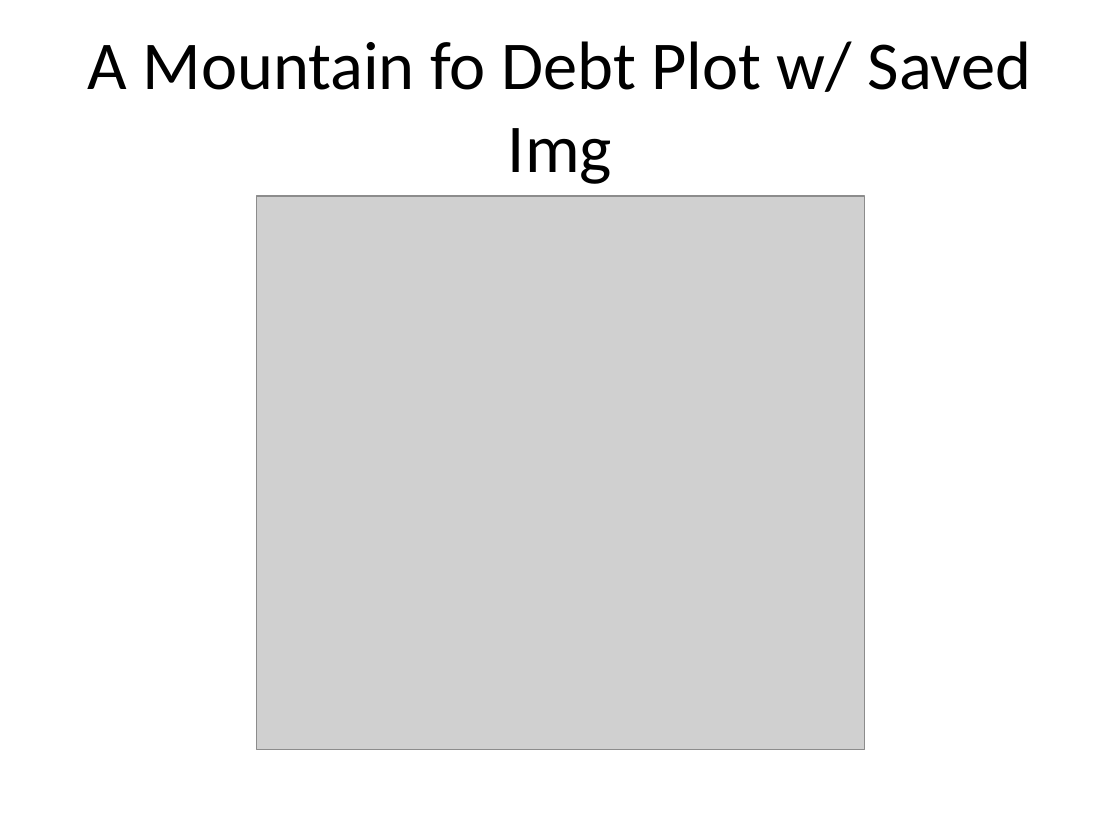
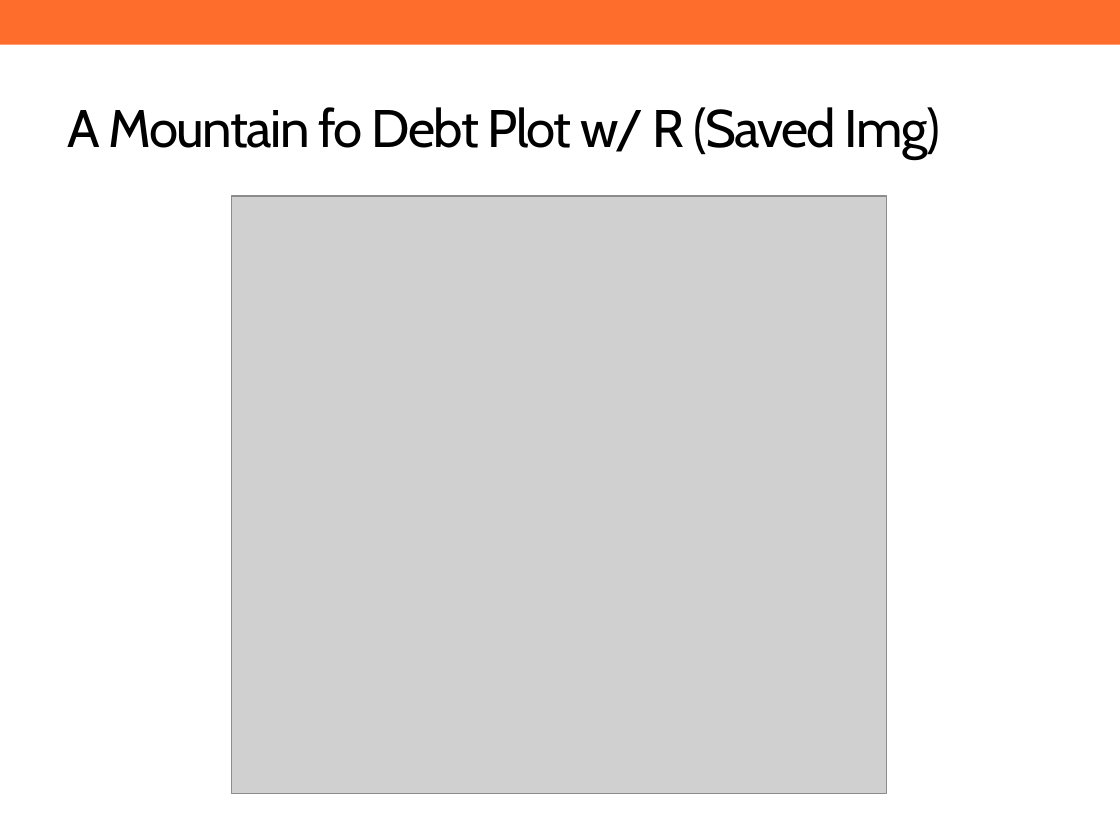
Before and after one commit to ReasonFoundation/GraphicsR, a slide deck: slide 6 of SamplePPT.pptx. Drawn at 1120x840 pixels with LibreOffice and Linux fonts; fonts in the diff are those of the drawing; grey boxes stand for pictures; background and template pictures are left out. Boxes give left, top, right and bottom in pixels: in the first picture for what was removed or moved away, otherwise in the second. Text is boxed around its words. In the diff, an @@ line names an element or a change of style, - is before the commit and + after.

```diff
--- a/SamplePPT.pptx
+++ b/SamplePPT.pptx
@@ rectangle added at box(0, 0, 1120, 45), fill #FF6D2C @@
@@ title at box(67, 107, 940, 158): text changed; size 44 to 34 pt; font Calibri to Cabin @@
-A Mountain fo Debt Plot w/ Saved Img
+A Mountain fo Debt Plot w/ R (Saved Img)
@@ picture: place and size @@
-picture at box(256, 196, 865, 749)
+picture at box(232, 196, 887, 793)
```
Also in this commit, not shown: 7 other slides changed, 1 other file.
